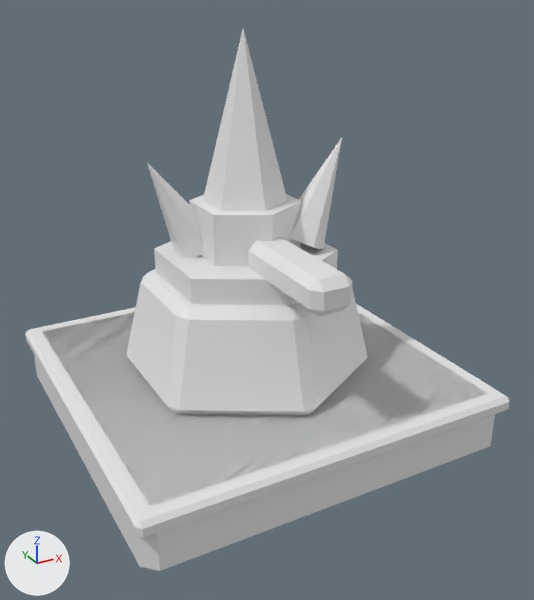
Renders of the FBX model Assets/Game/Art/Stylized/Towers/SM_Tower_Frost_1x1_01.fbx from each side of a commit.
The view is the same before and after, from a 50 mm camera at (-0.762, -1.492, 1.061) aimed at (0.018, -0.074, 0.352). The axes (+X, +Y, +Z) are drawn at lower left. The lights are the same throughout. The older version comes first. Where no turn or scale is listed for an object, it has been applied to the vertices.

The older version as bpy lines, for what is in view:
```python
me_sm_tower_frost_1x1_01_base = bpy.data.meshes.new('SM_Tower_Frost_1x1_01_Base')
me_sm_tower_frost_1x1_01_base.from_pydata(...)  # 84 vertices, 90 faces; spans x -0.46..0.46, y 0.0..0.4, z -0.46..0.46
me_sm_tower_frost_1x1_01_base.materials.append(mat_m_stylized_palette)  # white #e7e7e7
me_sm_tower_frost_1x1_01_head = bpy.data.meshes.new('SM_Tower_Frost_1x1_01_Head')
me_sm_tower_frost_1x1_01_head.from_pydata(...)  # 63 vertices, 62 faces; spans x -0.216..0.225, y -0.39..0.22, z -0.02..0.54
me_sm_tower_frost_1x1_01_head.materials.append(mat_m_stylized_palette)  # white #e7e7e7
ob_sm_tower_frost_1x1_01_base = bpy.data.objects.new('SM_Tower_Frost_1x1_01_Base', me_sm_tower_frost_1x1_01_base)
ob_sm_tower_frost_1x1_01_base.location = (0.0, 0.0, 0.0)
ob_sm_tower_frost_1x1_01_base.rotation_euler = (1.571, 0.0, 0.0)  # degrees (90, 0, 0)
ob_sm_tower_frost_1x1_01_head = bpy.data.objects.new('SM_Tower_Frost_1x1_01_Head', me_sm_tower_frost_1x1_01_head)
ob_sm_tower_frost_1x1_01_head.location = (0.0, 0.0, 0.42)
```
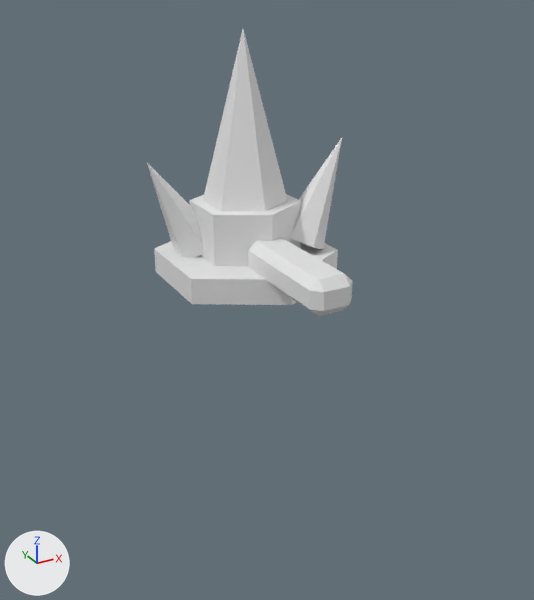
The newer file is also turned or shifted as a whole; pictures and numbers use the older file's frame.

The edits, one by one:
Object 'SM_Tower_Frost_1x1_01_Base' (ob_sm_tower_frost_1x1_01_base) now shows nothing instead of me_sm_tower_frost_1x1_01_base.

Location of each change, (x1, y1, x2, y2) in pixels of the pictures (534 x 600 px):
'SM_Tower_Frost_1x1_01_Base', no longer drawn
    before: (25, 269, 509, 573)
